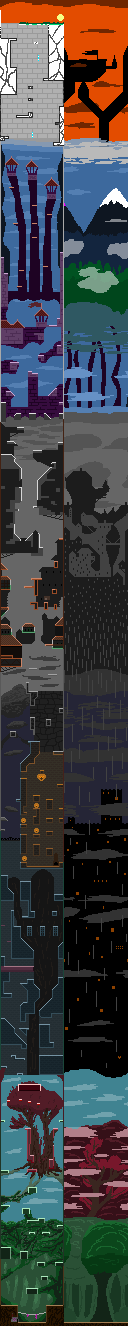
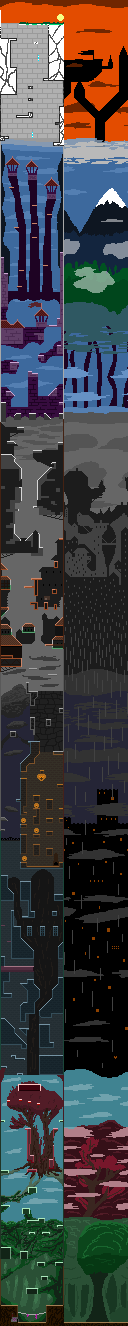
The second 128×1326 image is a revision of the first. Changes to its layers:
painted on "paint" over [5, 4, 128, 1326]
painted on "colls" over [5, 156, 48, 267]
